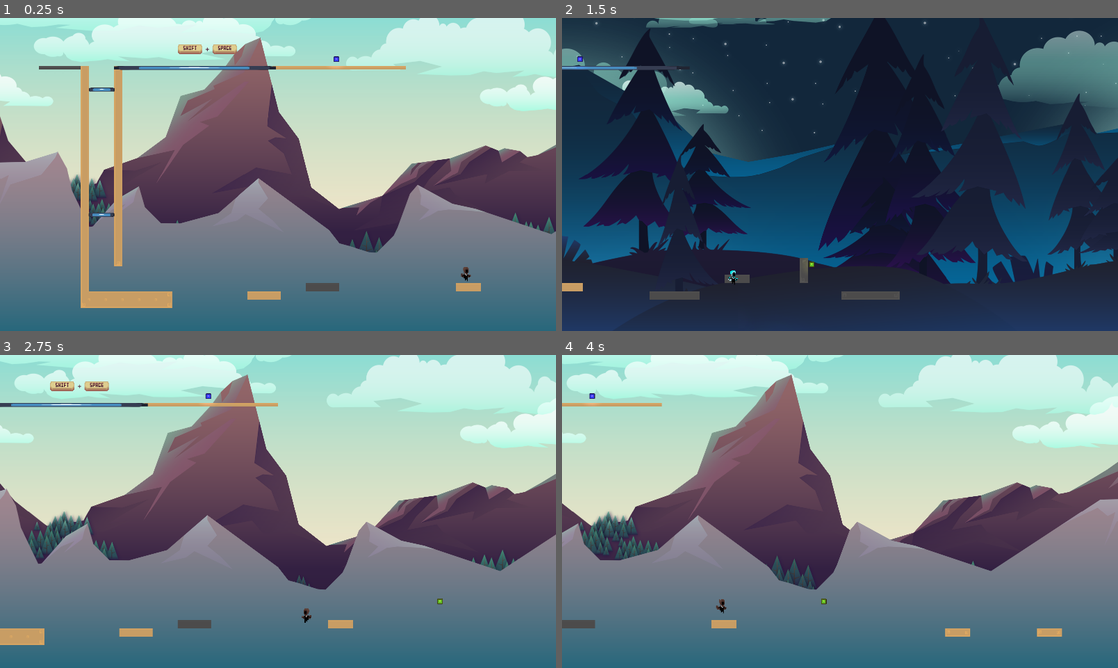
Above: before the commit, frames 1-4 (two rows, left to right).
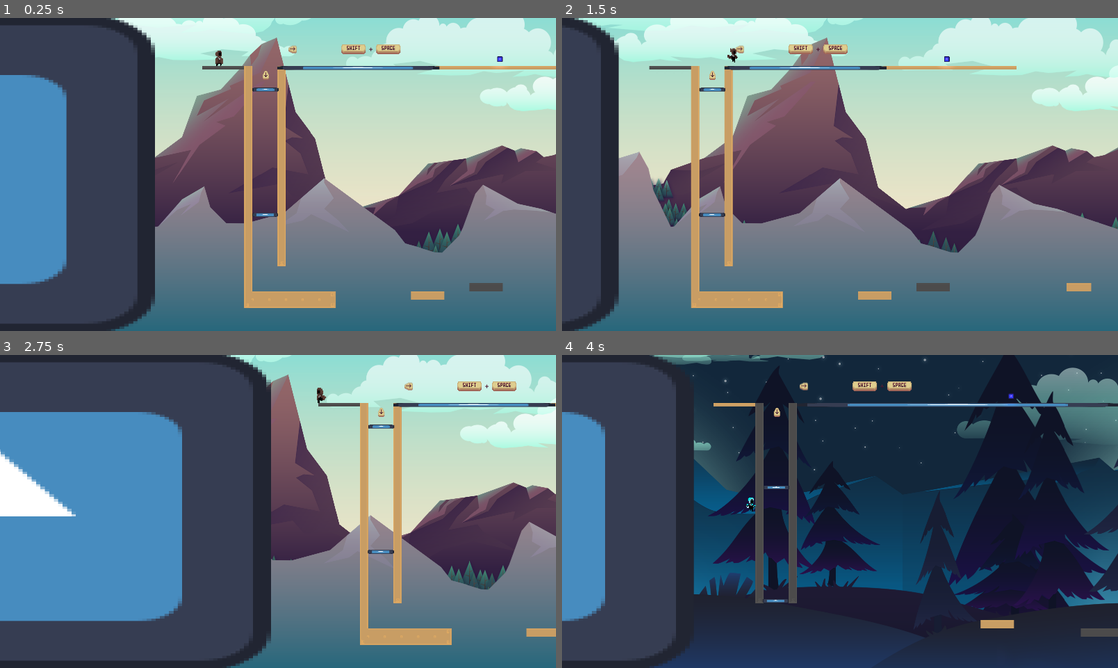
Above: after the commit, the same moments.

Repository: Crosgaard/DimensionHopperPlatformer
Game: Godot game, scene res://Scenes/Levels/first_level.tscn
Same seed, same stepped clock (60 frames per second), same inputs: the game is played once before the commit and once after it. This scene is started directly instead of the project's main scene. The engine's default icon, where the game draws it, is replaced by a stand-in: a white triangle on a blue panel in a dark square.
Inputs:
- Up to frame 1 (0.25 s): no input
- Up to frame 2 (1.5 s): tap Enter (dimension_shift) at 0.5, 1.35 s; hold D (move_right) from 0.53 s (still down); tap Shift (dash) at 0.6 s; tap Space (jump) at 0.77 s
- Up to frame 3 (2.75 s): tap Space (jump) at 1.52 s; release D (move_right) at 2.03 s; hold A (move_left) from 2.03 s (still down); tap Shift (dash) at 2.1 s
- Up to frame 4 (4 s): release A (move_left) at 2.78 s; hold D (move_right) from 2.78 s (still down); tap Enter (dimension_shift) at 2.85 s; tap Space (jump) at 3.02, 3.77 s; tap Shift (dash) at 3.6 s

The runs differ from the first frame. In frame 1, 43% of the frame differs, in the area x 0-100%, y 0-100%; in frame 2, 96%; in frame 3, 59%; in frame 4, 98%.

Commit message:
Added scene transition and fixed collectibles

Diff:
--- a/Scenes/Laser/laser.gd
+++ b/Scenes/Laser/laser.gd
@@ -3,7 +3,7 @@
 @onready var collision: CollisionShape2D = $CollisionShape2D
 
 func set_disabled(disabled: bool) -> void:
-	monitoring = not disabled
+	set_deferred("monitoring", not disabled)
 
-func _on_body_entered(body):
+func _on_body_entered(body: CharacterBody2D) -> void:
 	super(body)
--- a/Scenes/Levels/first_level.tscn
+++ b/Scenes/Levels/first_level.tscn
@@ -18,6 +18,11 @@
 [ext_resource type="Texture2D" uid="uid://8gpe282811au" path="res://Graphics/Keys/WoodenControls - Shift.png" id="16_x4gw5"]
 [ext_resource type="Texture2D" uid="uid://050y8rmkigy5" path="res://Graphics/Keys/WoodenControls - Space.png" id="17_0slqx"]
 [ext_resource type="Texture2D" uid="uid://cbsi4jjhqo748" path="res://Graphics/Keys/WoodenControls - Plus.png" id="17_e5e7j"]
+[ext_resource type="Texture2D" uid="uid://bdfg7kw4frbny" path="res://Graphics/Keys/WoodenControls - Down.png" id="19_rfueb"]
+[ext_resource type="Texture2D" uid="uid://cbdi3o5q42el1" path="res://Graphics/Keys/WoodenControls - Right.png" id="20_fgecf"]
+
+[sub_resource type="RectangleShape2D" id="RectangleShape2D_ngs2y"]
+resource_local_to_scene = true
 
 [node name="FirstLevel" instance=ExtResource("1_iv6lx")]
 
@@ -217,6 +222,9 @@
 [node name="Collectible3" parent="Obtainables" index="1" instance=ExtResource("15_1sndx")]
 position = Vector2(1616, -663)
 difficulty = 3
+
+[node name="CollisionShape2D" parent="SpecialTiles/EndArea" index="0"]
+shape = SubResource("RectangleShape2D_ngs2y")
 
 [node name="DashJumpHBox" type="HBoxContainer" parent="." index="5"]
 offset_left = 700.0
@@ -240,8 +248,37 @@
 texture = ExtResource("17_0slqx")
 stretch_mode = 5
 
-[node name="Player" parent="." index="6"]
-position = Vector2(2362, 541)
+[node name="ArrowDownHBox" type="HBoxContainer" parent="." index="6"]
+offset_left = 250.0
+offset_top = -650.0
+offset_right = 260.0
+offset_bottom = -610.0
+scale = Vector2(4, 4)
+
+[node name="TextureRect" type="TextureRect" parent="ArrowDownHBox" index="0"]
+layout_mode = 2
+texture = ExtResource("19_rfueb")
+stretch_mode = 5
+
+[node name="ArrowRightHBox" type="HBoxContainer" parent="." index="7"]
+offset_left = 400.0
+offset_top = -800.0
+offset_right = 487.0
+offset_bottom = -760.0
+scale = Vector2(4, 4)
+
+[node name="TextureRect" type="TextureRect" parent="ArrowRightHBox" index="0"]
+layout_mode = 2
+texture = ExtResource("20_fgecf")
+stretch_mode = 5
+
+[node name="Player" parent="." index="8"]
+position = Vector2(0, -689)
+
+[node name="KillBarrier" parent="." index="9"]
+start_point = Vector2(-2000, 0)
+end_point = Vector2(2000, 0)
+time = 30.0
 
 [editable path="Dimension1"]
 [editable path="Dimension2"]
--- a/Scenes/Levels/full_level_parent.gd
+++ b/Scenes/Levels/full_level_parent.gd
@@ -1,6 +1,8 @@
 class_name FullLevelParent extends Node2D
 
 signal changedDimension
+
+@export var next_scene: String
 
 @onready var dimension_1: LevelParent = $Dimension1
 @onready var dimension_2: LevelParent = $Dimension2
@@ -12,6 +14,8 @@
 func _ready():
 	dimension_1.enter_dimension()
 	dimension_2.exit_dimension()
+	for child in $Obtainables.get_children():
+		child.set_is_monitoring()
 
 func _process(delta: float) -> void:
 	if Input.is_action_just_pressed("dimension_shift"):
@@ -27,6 +31,11 @@
 	current_dimension = new_dimension
 	current_dimension.enter_dimension()
 
+func player_dead() -> void:
+	reset_kill_barrier()
+	for child in $Obtainables.get_children():
+		child.set_is_monitoring()
+
 func restart_kill_barrier() -> void:
 	kill_barrier.restart()
 
@@ -39,3 +48,7 @@
 func _on_lower_kill_barrier_body_entered(body: CharacterBody2D) -> void:
 	if body is Player:
 		body.die()
+
+func _on_end_area_body_entered(body: CharacterBody2D) -> void:
+	if body is Player:
+		TransitionLayer.change_scene(next_scene)
--- a/Scenes/Levels/full_level_parent.tscn
+++ b/Scenes/Levels/full_level_parent.tscn
@@ -1,9 +1,12 @@
-[gd_scene load_steps=6 format=3 uid="uid://b2ga6ka57b8hf"]
+[gd_scene load_steps=7 format=3 uid="uid://b2ga6ka57b8hf"]
 
 [ext_resource type="Script" path="res://Scenes/Levels/full_level_parent.gd" id="1_gp7kt"]
 [ext_resource type="PackedScene" uid="uid://cxcbllnjvnh5j" path="res://Scenes/Levels/level_parent.tscn" id="1_mevt1"]
 [ext_resource type="PackedScene" uid="uid://dhg0dxlbdhr00" path="res://Scenes/Player/player.tscn" id="3_w7gn8"]
 [ext_resource type="PackedScene" uid="uid://dr3ljkrsv2d4r" path="res://Scenes/KillBarrier/kill_barrier.tscn" id="4_xwfd4"]
+
+[sub_resource type="RectangleShape2D" id="RectangleShape2D_4qy1b"]
+resource_local_to_scene = true
 
 [sub_resource type="RectangleShape2D" id="RectangleShape2D_2s7ls"]
 size = Vector2(13198.5, 172.5)
@@ -20,6 +23,11 @@
 [node name="SpecialTiles" type="Node2D" parent="."]
 
 [node name="Checkpoints" type="Node2D" parent="SpecialTiles"]
+
+[node name="EndArea" type="Area2D" parent="SpecialTiles"]
+
+[node name="CollisionShape2D" type="CollisionShape2D" parent="SpecialTiles/EndArea"]
+shape = SubResource("RectangleShape2D_4qy1b")
 
 [node name="FullEnemies" type="Node2D" parent="."]
 
@@ -48,6 +56,7 @@
 position = Vector2(4041, 813)
 shape = SubResource("RectangleShape2D_2s7ls")
 
+[connection signal="body_entered" from="SpecialTiles/EndArea" to="." method="_on_end_area_body_entered"]
 [connection signal="body_entered" from="LowerKillBarrier" to="." method="_on_lower_kill_barrier_body_entered"]
 
 [editable path="Dimension1"]
--- a/Scenes/Levels/full_test_level.tscn
+++ b/Scenes/Levels/full_test_level.tscn
@@ -15,6 +15,9 @@
 [ext_resource type="Texture2D" uid="uid://cpqoeu2sthv1j" path="res://Graphics/Free-Horizontal-Game-Backgrounds/PNG/game_background_3/layers/ground_2.png" id="9_qt8en"]
 [ext_resource type="Texture2D" uid="uid://b8f3q0ip0226r" path="res://Graphics/Free-Horizontal-Game-Backgrounds/PNG/game_background_3/layers/ground_1.png" id="10_hqlf7"]
 
+[sub_resource type="RectangleShape2D" id="RectangleShape2D_14ptr"]
+resource_local_to_scene = true
+
 [node name="FullTestLevel" instance=ExtResource("1_jmotd")]
 
 [node name="BackGround" parent="Dimension1" index="0"]
@@ -181,6 +184,9 @@
 
 [node name="Laser" parent="Dimension2/KillAreas" index="0" instance=ExtResource("7_8u6oy")]
 position = Vector2(-3292, 142)
+
+[node name="CollisionShape2D" parent="SpecialTiles/EndArea" index="0"]
+shape = SubResource("RectangleShape2D_14ptr")
 
 [node name="Player" parent="." index="5"]
 position = Vector2(-602, 375)
--- a/Scenes/Levels/tutorial_level.tscn
+++ b/Scenes/Levels/tutorial_level.tscn
@@ -21,6 +21,10 @@
 [ext_resource type="Texture2D" uid="uid://8gpe282811au" path="res://Graphics/Keys/WoodenControls - Shift.png" id="19_nx8c3"]
 [ext_resource type="Texture2D" uid="uid://cm7nkf8lxaeoy" path="res://Graphics/Keys/WoodenControls - Enter.png" id="20_8ibe5"]
 
+[sub_resource type="RectangleShape2D" id="RectangleShape2D_dxabv"]
+resource_local_to_scene = true
+size = Vector2(213, 123)
+
 [sub_resource type="RectangleShape2D" id="RectangleShape2D_0fx50"]
 size = Vector2(32, 39.5)
 
@@ -42,6 +46,7 @@
 
 [node name="TutorialLevel" instance=ExtResource("1_25dr3")]
 script = ExtResource("2_88urh")
+next_scene = "res://Scenes/Levels/first_level.tscn"
 
 [node name="ParallaxBackground" parent="Dimension1/BackGround" index="0"]
 offset = Vector2(0, 300)
@@ -191,6 +196,10 @@
 layer_0/tile_data = PackedInt32Array(852070, 1179649, 0, 852071, 1245185, 0, 786544, 1179649, 0, 852080, 1376257, 1, 72 …(277 unchanged characters)…
 layer_1/tile_data = PackedInt32Array(1310727, 917504, 7, 852059, 786432, 5, 852060, 851968, 5, 852061, 851968, 5, 85206 …(949 unchanged characters)…
 layer_2/tile_data = PackedInt32Array(852071, 1310721, 0, 917607, 1310721, 1, 983143, 1310721, 2, 1048679, 1310721, 3, 786544, 1376257, 0, 852080, 1376257, 1)
+
+[node name="CollisionShape2D" parent="SpecialTiles/EndArea" index="0"]
+position = Vector2(6795.5, 516.5)
+shape = SubResource("RectangleShape2D_dxabv")
 
 [node name="Player" parent="." index="5"]
 position = Vector2(-194, 380)
--- a/Scenes/Player/player.gd
+++ b/Scenes/Player/player.gd
@@ -57,7 +57,7 @@
 	position = start_pos
 	sprite.flip_h = false
 	set_camera_position()
-	full_level_parent.reset_kill_barrier()
+	full_level_parent.player_dead()
 	kill_barrier_started = false
 	landed = false
 	if full_level_parent.current_dimension != full_level_parent.dimension_1:
--- /dev/null
+++ b/Scenes/TransitionLayer/transition_layer.gd
@@ -0,0 +1,9 @@
+extends CanvasLayer
+
+func change_scene(target: String) -> void:
+	visible = true
+	$AnimationPlayer.play("fade_to_black")
+	await $AnimationPlayer.animation_finished
+	get_tree().change_scene_to_file(target)
+	$AnimationPlayer.play_backwards("fade_to_black")
+	visible = false
--- /dev/null
+++ b/Scenes/TransitionLayer/transition_layer.tscn
@@ -0,0 +1,57 @@
+[gd_scene load_steps=5 format=3 uid="uid://cmqf2jct51ohr"]
+
+[ext_resource type="Script" path="res://Scenes/TransitionLayer/transition_layer.gd" id="1_hyo1q"]
+
+[sub_resource type="Animation" id="Animation_wulym"]
+length = 0.001
+tracks/0/type = "value"
+tracks/0/imported = false
+tracks/0/enabled = true
+tracks/0/path = NodePath("ColorRect:color")
+tracks/0/interp = 1
+tracks/0/loop_wrap = true
+tracks/0/keys = {
+"times": PackedFloat32Array(0),
+"transitions": PackedFloat32Array(1),
+"update": 0,
+"values": [Color(0, 0, 0, 0)]
+}
+
+[sub_resource type="Animation" id="Animation_pkvoo"]
+resource_name = "fade_to_black"
+tracks/0/type = "value"
+tracks/0/imported = false
+tracks/0/enabled = true
+tracks/0/path = NodePath("ColorRect:color")
+tracks/0/interp = 2
+tracks/0/loop_wrap = true
+tracks/0/keys = {
+"times": PackedFloat32Array(0, 1),
+"transitions": PackedFloat32Array(1, 1),
+"update": 0,
+"values": [Color(0, 0, 0, 0), Color(0, 0, 0, 1)]
+}
+
+[sub_resource type="AnimationLibrary" id="AnimationLibrary_8giqx"]
+_data = {
+"RESET": SubResource("Animation_wulym"),
+"fade_to_black": SubResource("Animation_pkvoo")
+}
+
+[node name="TransitionLayer" type="CanvasLayer"]
+visible = false
+script = ExtResource("1_hyo1q")
+
+[node name="ColorRect" type="ColorRect" parent="."]
+anchors_preset = 15
+anchor_right = 1.0
+anchor_bottom = 1.0
+grow_horizontal = 2
+grow_vertical = 2
+scale = Vector2(3, 3)
+color = Color(0, 0, 0, 0)
+
+[node name="AnimationPlayer" type="AnimationPlayer" parent="."]
+libraries = {
+"": SubResource("AnimationLibrary_8giqx")
+}
--- a/Scenes/collectible.gd
+++ b/Scenes/collectible.gd
@@ -24,8 +24,13 @@
 func _on_body_entered(body: CharacterBody2D) -> void:
 	if body is Player:
 		body.collected()
-		queue_free()
+		set_deferred("monitoring", false)
+		visible = false
+
+func set_is_monitoring(monitoring: bool = true) -> void:
+	set_deferred("monitoring", monitoring)
+	visible = true
 
 func _on_area_entered(area: Area2D) -> void:
 	if area is KillBarrier:
-		queue_free()
+		visible = false
--- a/Scenes/collectible.tscn
+++ b/Scenes/collectible.tscn
@@ -5,7 +5,7 @@
 [ext_resource type="Texture2D" uid="uid://q50qijo76kmm" path="res://Graphics/Light/light.png" id="3_45gpy"]
 
 [sub_resource type="RectangleShape2D" id="RectangleShape2D_5qym2"]
-size = Vector2(32, 54)
+size = Vector2(32, 90)
 
 [node name="Collectible" type="Area2D"]
 collision_layer = 16
@@ -22,7 +22,7 @@
 texture = ExtResource("1_66s8g")
 
 [node name="CollisionShape2D" type="CollisionShape2D" parent="."]
-position = Vector2(0, 11)
+position = Vector2(0, 29)
 shape = SubResource("RectangleShape2D_5qym2")
 
 [connection signal="area_entered" from="." to="." method="_on_area_entered"]
--- a/project.godot
+++ b/project.godot
@@ -11,9 +11,13 @@
 [application]
 
 config/name="DimensionHopperProject"
-run/main_scene="res://Scenes/Levels/full_test_level.tscn"
+run/main_scene="res://Scenes/Levels/tutorial_level.tscn"
 config/features=PackedStringArray("4.2", "Mobile")
 config/icon="res://icon.svg"
+
+[autoload]
+
+TransitionLayer="*res://Scenes/TransitionLayer/transition_layer.tscn"
 
 [display]
 
Binary file added: Graphics/Keys/WoodenControls - Down.png
Not shown, added: Graphics/Keys/WoodenControls - Down.png.import
Binary file added: Graphics/Keys/WoodenControls - Right.png
Not shown, added: Graphics/Keys/WoodenControls - Right.png.import
Binary file added: Graphics/Light/._WoodenControls - Down.png
Binary file added: Graphics/Light/._WoodenControls - Right.png
Binary file added: Graphics/Light/WoodenControls - Down.png
Not shown, added: Graphics/Light/WoodenControls - Down.png.import
Binary file added: Graphics/Light/WoodenControls - Right.png
Not shown, added: Graphics/Light/WoodenControls - Right.png.import
Not shown: 1 places in Scenes/Levels/first_level.tscn that only renumber resources
Not shown: 1 places in Scenes/Levels/full_test_level.tscn that only renumber resources
(and 1 more such lines)
